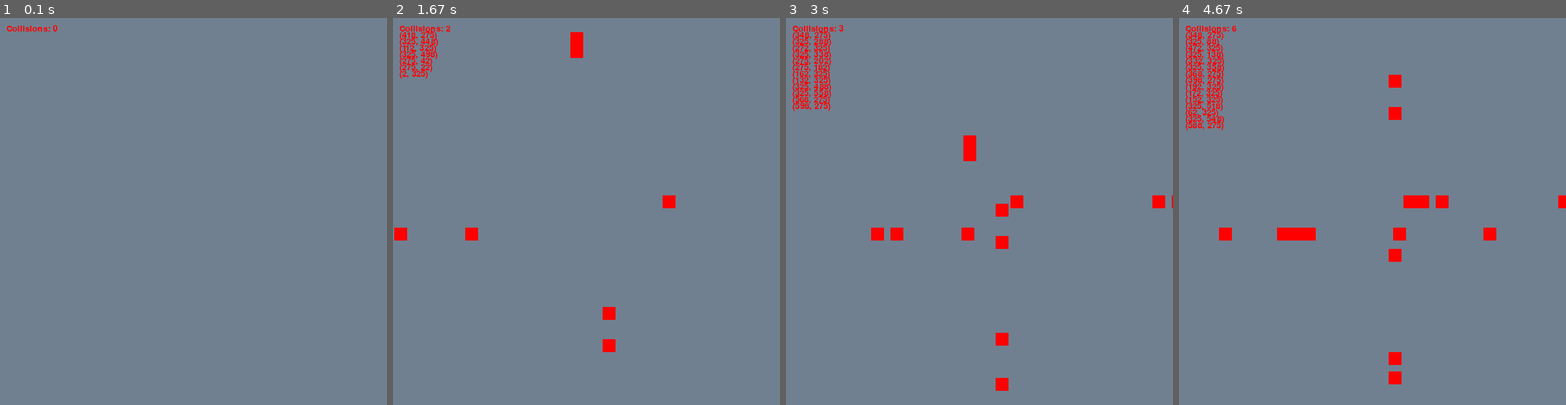
Above: before the commit, frames 1-4 (left to right).
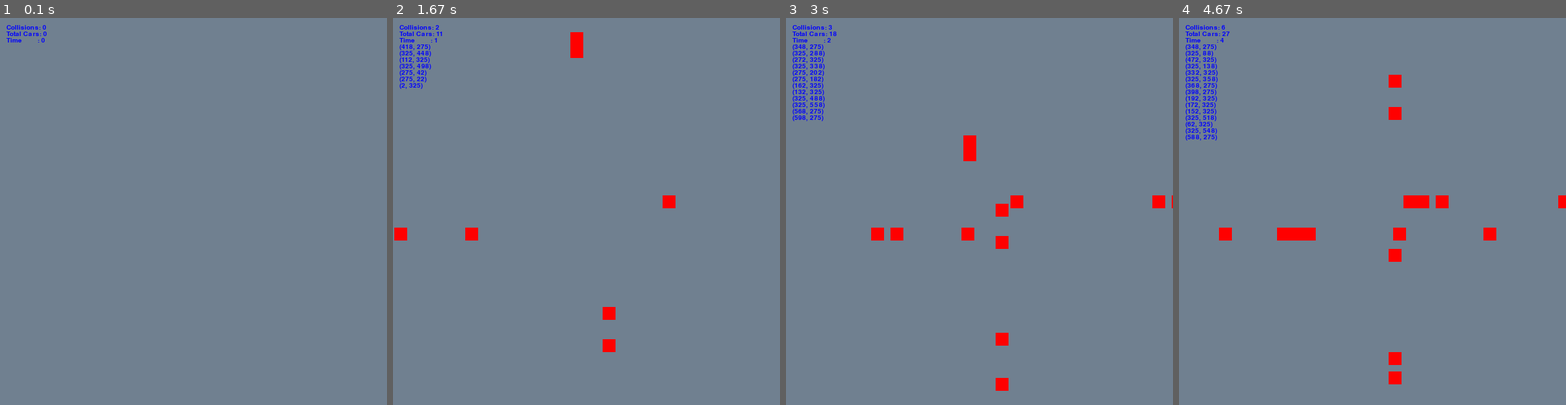
Above: after the commit, the same moments.

Repository: willluer/intersectionSimulation
Game: pygame game, started from pygame_example.py
Two runs of this game, one before a commit and one after it. Both use one fixed random seed, a clock stepped at 60 frames per second and the inputs below.
Inputs:
- Up to frame 1 (0.1 s): no input
- Up to frame 2 (1.67 s): no input
- Up to frame 3 (3 s): no input
- Up to frame 4 (4.67 s): no input

The runs differ from the first frame. In frame 1, 0.2% of the frame differs, in the area x 1-15%, y 1-7%; in frame 2, 0.9%; in frame 3, 1.6%; in frame 4, 1.9%, in the area x 1-15%, y 1-32%.

Commit message:
mostly just added comments

Diff:
--- a/pygame_example.py
+++ b/pygame_example.py
@@ -1,4 +1,5 @@
 import pygame as pg
+import time
 from enum import Enum
 from random import randint
 
@@ -11,6 +12,7 @@
 laneW = 50
 
 total_collisions = 0
+total_cars = 0
 car_pos = []
 
 
@@ -18,7 +20,7 @@
     main_surface.fill(BACKGROUND_COLOR)
     for i in range(0, len(text_list)):
         main_surface.blit(font.render(
-            str(text_list[i]), True, (255, 0, 0)), (10, 10 + (10 * i)))
+            str(text_list[i]), True, (0, 0, 255)), (10, 10 + (10 * i)))
 
 
 class Car(pg.sprite.Sprite):
@@ -70,8 +72,10 @@
 
     def update_position(self, light):
         # if at a red light, don't move
-        if (self.at_light or self.at_intersection()) and light == Traffic_Signal.Red:
-            # set at_light so we don't have to check at_intersection() every frame
+        if (self.at_light or self.at_intersection()) and \
+                light == Traffic_Signal.Red:
+            # set at_light so we don't have to check
+            # at_intersection() every frame
             self.at_light = True
         else:
             # check if the car is on screen
@@ -108,49 +112,71 @@
         self.green_lights = [Direction.North, Direction.East]
 
     def event_loop(self):
+        global total_cars
+        # every 5th frame have a chance at adding a car
         self.cooldown = (self.cooldown + 1) % 5
 
         if self.cooldown == 0:
             add_car = randint(0, 10)
             if add_car == 0:
                 Car(Direction.North, self.cars)
+                total_cars += 1
             elif add_car == 1:
                 Car(Direction.South, self.cars)
+                total_cars += 1
             elif add_car == 2:
                 Car(Direction.East, self.cars)
+                total_cars += 1
             elif add_car == 3:
                 Car(Direction.West, self.cars)
+                total_cars += 1
 
         global car_pos
         car_pos = []
         removed = []
         for car in self.cars:
+            # check for green light in the direction this car is travelling
             if car.dir in self.green_lights:
                 light = Traffic_Signal.Green
             else:
                 light = Traffic_Signal.Red
+            # move
             car.update_position(light)
+
+            # if we should remove the car add it to the list
             if car.remove:
                 removed.append(car)
+            # otherwise track its location
             else:
                 car_pos.append((car.rect.x, car.rect.y))
+        # remove all the cars in removed
         for car in removed:
             car.kill()
             car.image.fill(BACKGROUND_COLOR)
+
         for event in pg.event.get():
+            # if the user hit the 'X'
             if event.type == pg.QUIT:
                 self.done = True
 
     def check_collide(self):
         global total_collisions
         collision = False
+        # check all the cars for collisions
         for car in self.cars:
+            # ignore cars already marked for removal
             if not car.remove:
+                # returns a list of the cars in self.cars
+                # that collided with car _including_ car
                 colliders = pg.sprite.spritecollide(car, self.cars, False)
+                # car will always collide with itself, so check
+                # for more than 1 collision
                 if len(colliders) > 1:
                     total_collisions += 1
                     collision = True
+                    # mark the car for removal
                     car.remove = True
+                    # mark the other cars involved in the collsion for removal
                     for other in colliders:
                         other.remove = True
 
@@ -160,9 +186,16 @@
             pg.display.set_caption('No Collide')
 
     def draw(self):
+        elapsed = int(time.time() - start_time)
+
         self.screen.fill(BACKGROUND_COLOR)
-        debug_text(self.screen, ["Collisions: {0}".format(
-            total_collisions)] + car_pos)
+
+        collisions_str = "Collisions: {}".format(total_collisions)
+        total_cars_str = "Total Cars: {}".format(total_cars)
+        time_str = "Time        : {}".format(elapsed)
+
+        debug_text(self.screen, [collisions_str,
+                                 total_cars_str, time_str] + car_pos)
         self.cars.draw(self.screen)
 
     def run(self):
@@ -175,9 +208,11 @@
 
 
 if __name__ == '__main__':
+    global start_time
     pg.init()
-    font = pg.font.Font(None, 20)
+    font = pg.font.Font(None, 15)
     game = Game()
+    start_time = time.time()
     game.run()
 
 pg.quit()
